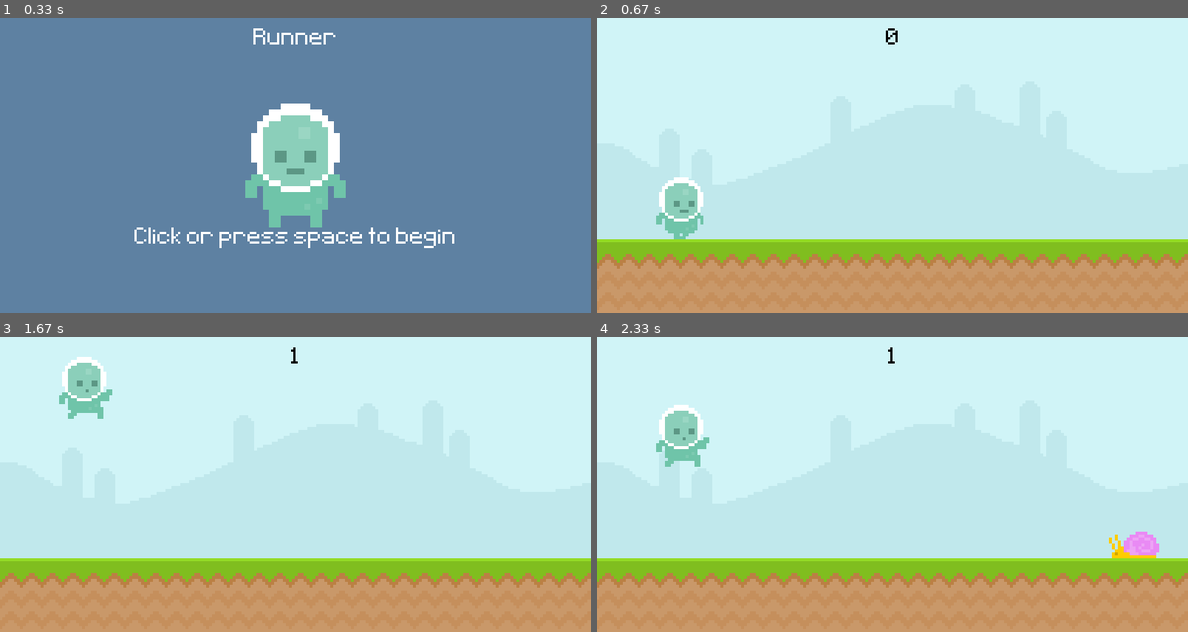
Above: before the commit, frames 1-4 (two rows, left to right).
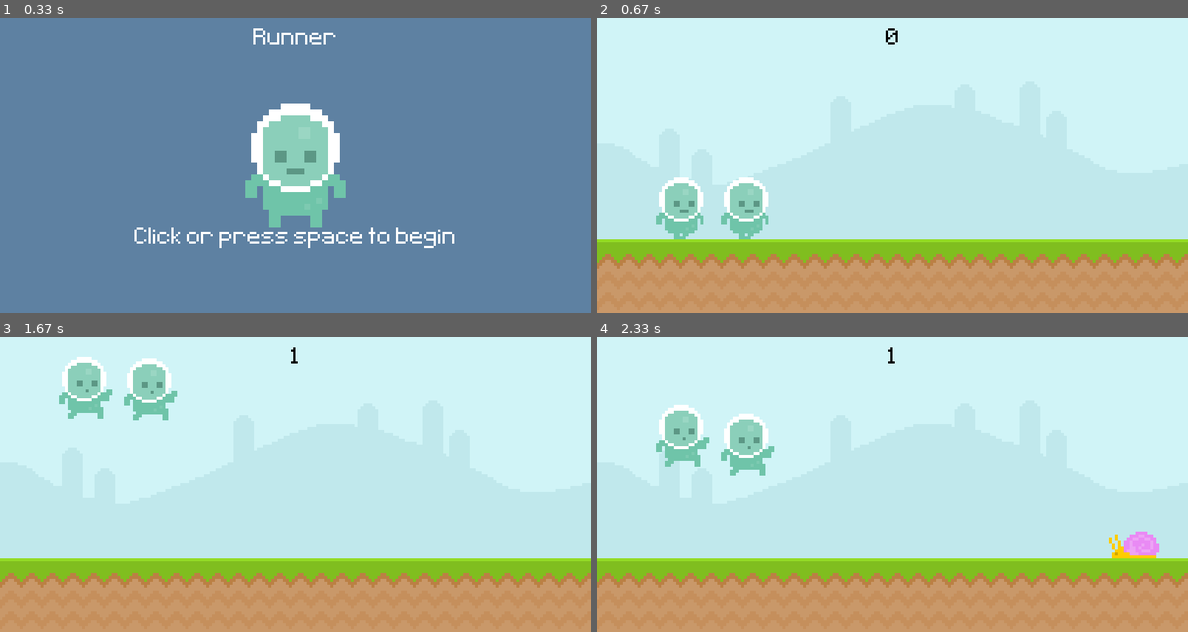
Above: after the commit, the same moments.

Repository: Kntobor/TheUltimateIntroToPygame
Game: pygame game, started from main.py
Two runs of this game, one before a commit and one after it. Both use one fixed random seed, a clock stepped at 60 frames per second and the inputs below.
Inputs (mouse positions are in pixels of both pictures, inside the frame that each line leads up to):
- Up to frame 1 (0.33 s): no input
- Up to frame 2 (0.67 s): click (892, 165) at 0.38 s
- Up to frame 3 (1.67 s): tap Space at 0.67, 1.07, 1.37 s
- Up to frame 4 (2.33 s): tap Space at 1.9, 2.2 s

Frame 1 is identical in both runs. In frame 2, 1.2% of the frame differs, in the area x 21-29%, y 54-75%; in frame 3, 1.3%, in the area x 21-30%, y 7-29%; in frame 4, 1.3%.

Commit message:
Beginning to move player into new sprite class. Old code still exists and animations don't work

Diff:
--- a/main.py
+++ b/main.py
@@ -2,6 +2,44 @@
 from sys import exit
 from random import randint
 round = 1
+
+class Player(pygame.sprite.Sprite):
+    def __init__(self):
+        super().__init__()
+        self.gravity = 0
+        self.walkOne = pygame.image.load('graphics\Player\player_walk_1.png')
+        self.walkTwo = pygame.image.load('graphics\Player\player_walk_2.png')
+        self.walk = [self.walkOne, self.walkTwo]
+        self.index = 0
+        self.jump = pygame.image.load('graphics\Player\jump.png')
+
+        self.image = self.walk[self.index]
+        self.rect = self.image.get_rect(midbottom = (200, 300))
+
+    def playerInput(self):
+        keys = pygame.key.get_pressed()
+        if keys[pygame.K_SPACE] and self.rect.bottom >= 300:
+            self.gravity = -20
+
+    def applyGravity(self):
+        self.gravity += 1
+        self.rect.y += self.gravity
+        if self.rect.bottom >= 300:
+            self.rect.bottom = 300
+
+    def animate(self):
+        if self.rect.bottom < 300:
+            self.image = self.jump
+        else:
+            self.index += 0.1
+            if self.index >= len(self.walk):
+                self.index = 0
+            self.image = self.walk[int(self.index)]
+
+    def update(self):
+        self.playerInput()
+        self.applyGravity()
+        self.animate()
 
 # Score system
 timeSpent = 0
@@ -94,6 +132,9 @@
 # Timer
 enemyTimer = pygame.USEREVENT + 1
 pygame.time.set_timer(enemyTimer, 1500)
+
+player = pygame.sprite.GroupSingle()
+player.add(Player())
 
 # Game Loop
 while True:
@@ -139,6 +180,8 @@
             playerRect.bottom = 300
         animatePlayer()
         screen.blit(playerSurface, playerRect)
+        player.draw(screen)
+        player.update()
 
         # Obstacle Movement
         enemyMovement(enemyRectList)
